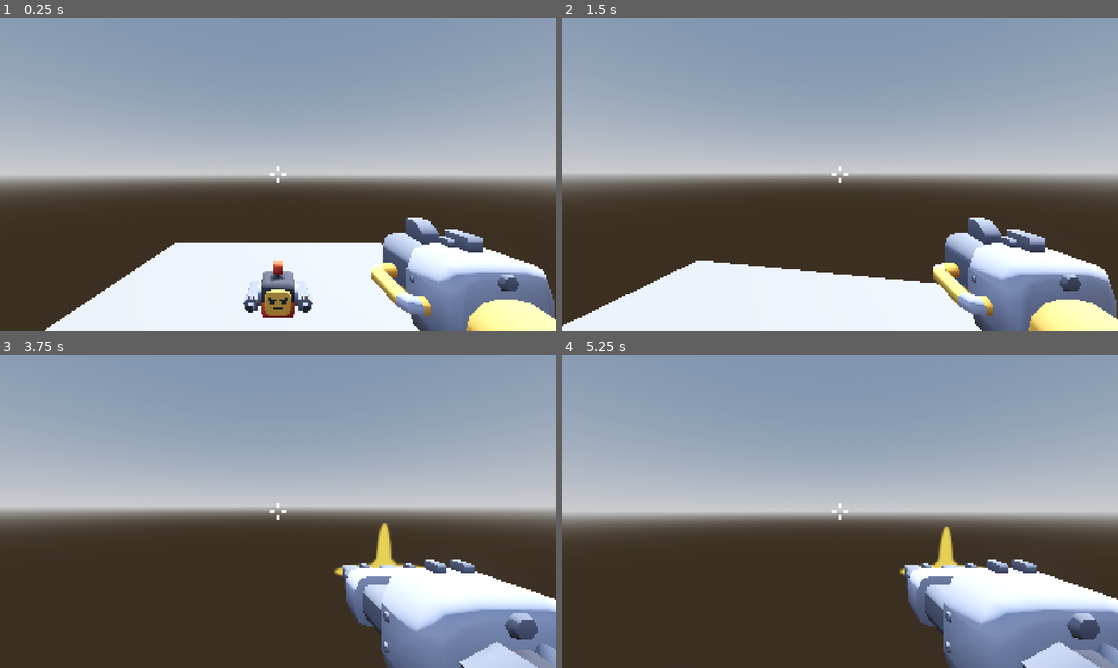
Above: before the commit, frames 1-4 (two rows, left to right).
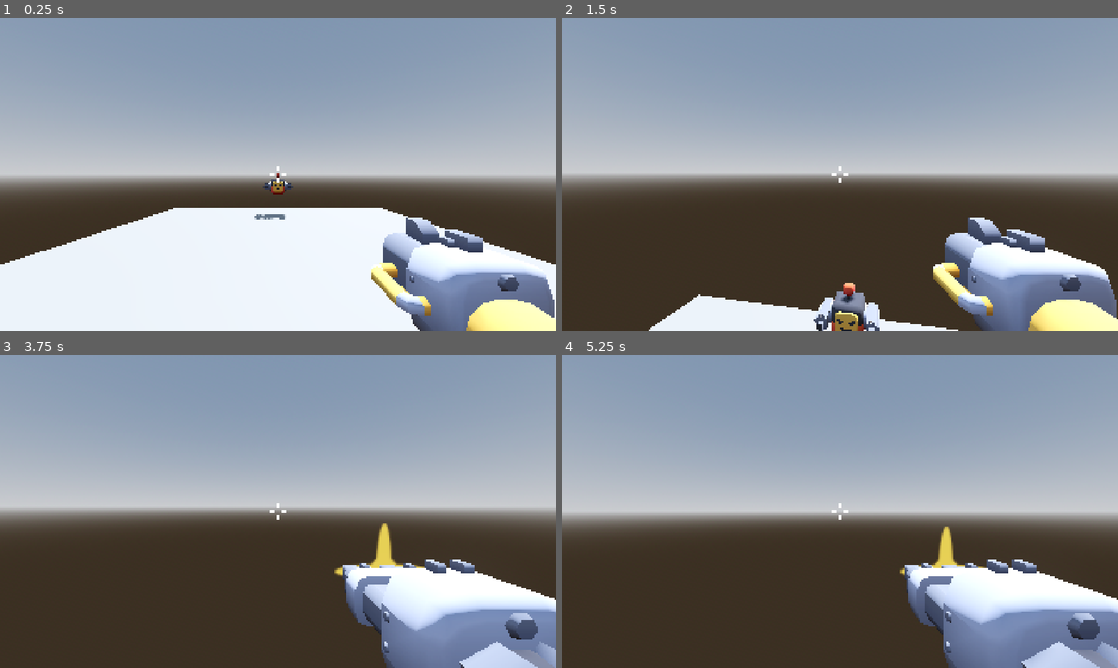
Above: after the commit, the same moments.

Repository: Stone-keep/3d_first_person_shooter
Game: Godot game, scene res://scenes/game.tscn
The game is run twice, just before and just after one commit, with the same random seed, the same clock (stepped at 60 frames per second) and the same inputs.
Inputs (mouse positions are in pixels of both pictures, inside the frame that each line leads up to):
- Up to frame 1 (0.25 s): no input
- Up to frame 2 (1.5 s): move the mouse to (867, 174) at 0.52 s; hold W (forward) from 0.53 s (still down); click (867, 174) at 0.6 s; tap Space (jump) at 0.77, 0.8, 1.07, 1.35 s; move the mouse to (812, 174) at 1.27 s
- Up to frame 3 (3.75 s): keep holding W (forward); tap Space (jump) at 1.52, 1.82, 2.3, 3.02, 3.32 s; click (250, 511) at 1.55 s; move the mouse to (289, 505) at 2.02 s; click (289, 505) at 2.1 s; tap Enter at 2.75 s; move the mouse to (272, 517) at 2.77 s; tap E (toggle_weapon) at 2.85 s; click (272, 517) at 3.05 s; move the mouse to (316, 514) at 3.52 s; click (316, 514) at 3.6 s
- Up to frame 4 (5.25 s): keep holding W (forward); tap Space (jump) at 3.77, 3.8, 4.07, 4.35, 4.52, 4.82 s; move the mouse to (795, 508) at 4.27 s; click (795, 508) at 4.55 s; move the mouse to (845, 511) at 5.02 s; click (845, 511) at 5.1 s

The runs differ from the first frame. In frame 1, 12% of the frame differs, in the area x 0-100%, y 49-100%; in frame 2, 8.8%; in frame 3, less than 0.1%; in frame 4, 0.1%.

Commit message:
Add enemy player detection and muzzle flash animation

Diff:
--- a/scenes/enemy.gd
+++ b/scenes/enemy.gd
@@ -1,4 +1,41 @@
 extends CharacterBody3D
+
+@export var min_flash_size: float
+@export var max_flash_size: float
+@export var number_of_barrels := 1
+
+@onready var muzzleflash: Node3D = $MuzzleFlash
+@onready var shoot_timer = $ShootTimer
+
+var player: CharacterBody3D
+
+var current_barrel := 0
+
+func _ready() -> void:
+	for sprite in muzzleflash.get_children():
+		sprite.scale = Vector3.ZERO
+		sprite.modulate = Color(1.437, 0.85, 0.31, randf_range(0.6, 0.8))
 
 func get_hit(damage: int):
 	print(damage)
+
+func shoot():
+	var barrel_flash := muzzleflash.get_child(current_barrel)
+	barrel_flash.modulate = Color(1.437, 0.85, 0.31, randf_range(0.6, 0.8))
+	var flash_size := randf_range(min_flash_size, max_flash_size)
+	var tween = create_tween()
+	tween.tween_property(barrel_flash, "scale", Vector3(flash_size, flash_size, flash_size), 0.1).from(Vector3.ZERO)
+	tween.tween_property(barrel_flash, "scale", Vector3.ZERO, 0.2)
+	current_barrel = posmod(current_barrel + 1, number_of_barrels)
+
+func _on_detection_range_body_entered(body: CharacterBody3D) -> void:
+	if body.is_in_group("player"):
+		player = body
+		shoot_timer.start()
+
+func _on_detection_range_body_exited(body: CharacterBody3D) -> void:
+	if body == player:
+		player = null
+
+func _on_shoot_timer_timeout() -> void:
+	shoot()
--- a/scenes/enemy.tscn
+++ b/scenes/enemy.tscn
@@ -2,14 +2,21 @@
 
 [ext_resource type="PackedScene" uid="uid://lde2xq3vq635" path="res://models/enemy-flying.glb" id="1_7p1mj"]
 [ext_resource type="Script" uid="uid://cccqoultfmbad" path="res://scenes/enemy.gd" id="1_md0e3"]
+[ext_resource type="Texture2D" uid="uid://csut3ovk0uh0b" path="res://sprites/nozzle_burst.png" id="3_4ra3w"]
 
 [sub_resource type="BoxShape3D" id="BoxShape3D_7p1mj"]
 size = Vector3(0.6326904, 0.57821655, 0.6230469)
+
+[sub_resource type="SphereShape3D" id="SphereShape3D_md0e3"]
+radius = 5.531
 
 [node name="Enemy" type="CharacterBody3D" unique_id=14247012 groups=["enemies"]]
 collision_layer = 4
 collision_mask = 3
 script = ExtResource("1_md0e3")
+min_flash_size = 0.25
+max_flash_size = 0.4
+number_of_barrels = 2
 
 [node name="enemy-flying" parent="." unique_id=1094295482 instance=ExtResource("1_7p1mj")]
 transform = Transform3D(1, 0, 0, 0, 1, 0, 0, 0, 1, 0, -0.30381286, 0)
@@ -17,3 +24,27 @@
 [node name="CollisionShape3D" type="CollisionShape3D" parent="." unique_id=447405609]
 transform = Transform3D(1, 0, 0, 0, 1, 0, 0, 0, 1, 0.010925293, 0.010437667, -0.013671875)
 shape = SubResource("BoxShape3D_7p1mj")
+
+[node name="DetectionRange" type="Area3D" parent="." unique_id=983748976]
+collision_layer = 0
+collision_mask = 2
+
+[node name="CollisionShape3D" type="CollisionShape3D" parent="DetectionRange" unique_id=893182317]
+shape = SubResource("SphereShape3D_md0e3")
+
+[node name="MuzzleFlash" type="Node3D" parent="." unique_id=1453200563]
+
+[node name="LeftBarrel" type="Sprite3D" parent="MuzzleFlash" unique_id=1373795667]
+transform = Transform3D(0.4, 0, 0, 0, 0.4, 0, 0, 0, 0.4, 0.4427426, -0.012791336, 0.44682086)
+texture = ExtResource("3_4ra3w")
+
+[node name="RightBarrel" type="Sprite3D" parent="MuzzleFlash" unique_id=220999989]
+transform = Transform3D(0.4, 0, 0, 0, 0.4, 0, 0, 0, 0.4, -0.43879175, -0.018963411, 0.44682086)
+texture = ExtResource("3_4ra3w")
+
+[node name="ShootTimer" type="Timer" parent="." unique_id=713235235]
+wait_time = 1.5
+
+[connection signal="body_entered" from="DetectionRange" to="." method="_on_detection_range_body_entered"]
+[connection signal="body_exited" from="DetectionRange" to="." method="_on_detection_range_body_exited"]
+[connection signal="timeout" from="ShootTimer" to="." method="_on_shoot_timer_timeout"]
--- a/scenes/game.tscn
+++ b/scenes/game.tscn
@@ -69,7 +69,7 @@
 [node name="Characters" type="Node3D" parent="." unique_id=28782440]
 
 [node name="Player" parent="Characters" unique_id=1309102338 instance=ExtResource("1_uwrxv")]
-transform = Transform3D(1, 0, 0, 0, 1, 0, 0, 0, 1, 0, 2.48051, 0)
+transform = Transform3D(1, 0, 0, 0, 1, 0, 0, 0, 1, 0, 0.7786157, 0)
 
 [node name="Enemy" parent="Characters" unique_id=14247012 instance=ExtResource("2_yqjtg")]
-transform = Transform3D(1, 0, 0, 0, 1, 0, 0, 0, 1, 0, 1.6500249, -3.744332)
+transform = Transform3D(1, 0, 0, 0, 1, 0, 0, 0, 1, 0, 1.6500249, -8.421326)
--- a/scenes/player.gd
+++ b/scenes/player.gd
@@ -13,14 +13,18 @@
 var mouse_sensitivity := 0.002
 var joystick_horizontal_sensitivity := 2.5
 var joystick_vertical_sensitivity := 1.5
-var min_pitch := -1.5
-var max_pitch := 1.5
+var min_pitch := -1.4
+var max_pitch := 1.4
 
 # Movement
 const SPEED := 5.0
 const FRICTION := 8.0
 const JUMP_VELOCITY = 5.0
 var direction := Vector3.ZERO
+
+# Jumping
+var current_jump := 0
+var max_jumps := 2
 
 # Weapons & Shooting
 enum Weapon {BLASTER, DUAL_SHOOTER}
@@ -78,7 +82,10 @@
 		velocity.z = move_toward(velocity.z, 0, SPEED * delta * FRICTION)
 
 func jump_and_fall(delta: float) -> void:
-	if Input.is_action_just_pressed("jump") and is_on_floor():
+	if current_jump > 0 and is_on_floor():
+		current_jump = 0
+	if Input.is_action_just_pressed("jump") and current_jump < max_jumps:
+		current_jump += 1
 		velocity.y = JUMP_VELOCITY
 	if not is_on_floor():
 		velocity += get_gravity() * delta
--- a/scenes/player.tscn
+++ b/scenes/player.tscn
@@ -4,11 +4,13 @@
 [ext_resource type="PackedScene" uid="uid://ccgfctouovwlr" path="res://scenes/shot_impact.tscn" id="2_g2els"]
 [ext_resource type="PackedScene" uid="uid://2c8tk66hjteo" path="res://scenes/blaster.tscn" id="3_qhqgy"]
 [ext_resource type="PackedScene" uid="uid://cs2wkmr3r38hm" path="res://scenes/dual_shooter.tscn" id="4_dqkch"]
+[ext_resource type="Texture2D" uid="uid://b7pbo2461l5me" path="res://sprites/shadow.webp" id="5_qlg0r"]
 
 [sub_resource type="CapsuleShape3D" id="CapsuleShape3D_u8vuu"]
 height = 1.8
 
-[node name="Player" type="CharacterBody3D" unique_id=1309102338]
+[node name="Player" type="CharacterBody3D" unique_id=1309102338 groups=["player"]]
+collision_layer = 2
 collision_mask = 5
 script = ExtResource("1_3vyb7")
 shot_impact_scene = ExtResource("2_g2els")
@@ -23,7 +25,7 @@
 [node name="Camera3D" type="Camera3D" parent="Head" unique_id=125110353]
 near = 0.002
 
-[node name="RayCast3D" type="RayCast3D" parent="Head/Camera3D" unique_id=1044261320 groups=["player"]]
+[node name="RayCast3D" type="RayCast3D" parent="Head/Camera3D" unique_id=1044261320]
 target_position = Vector3(0, 0, -20)
 collision_mask = 5
 
@@ -34,3 +36,8 @@
 
 [node name="DualShooter" parent="Head/Camera3D/Weapons" unique_id=1350484772 instance=ExtResource("4_dqkch")]
 transform = Transform3D(1, 0, 0, 0, 1, 0, 0, 0, 1, 0.68, -0.824, -0.756)
+
+[node name="Decal" type="Decal" parent="." unique_id=1108944003]
+transform = Transform3D(1, 0, 0, 0, 1, 0, 0, 0, 1, 0, 0, 0.67579144)
+size = Vector3(3, 3, 3)
+texture_albedo = ExtResource("5_qlg0r")
